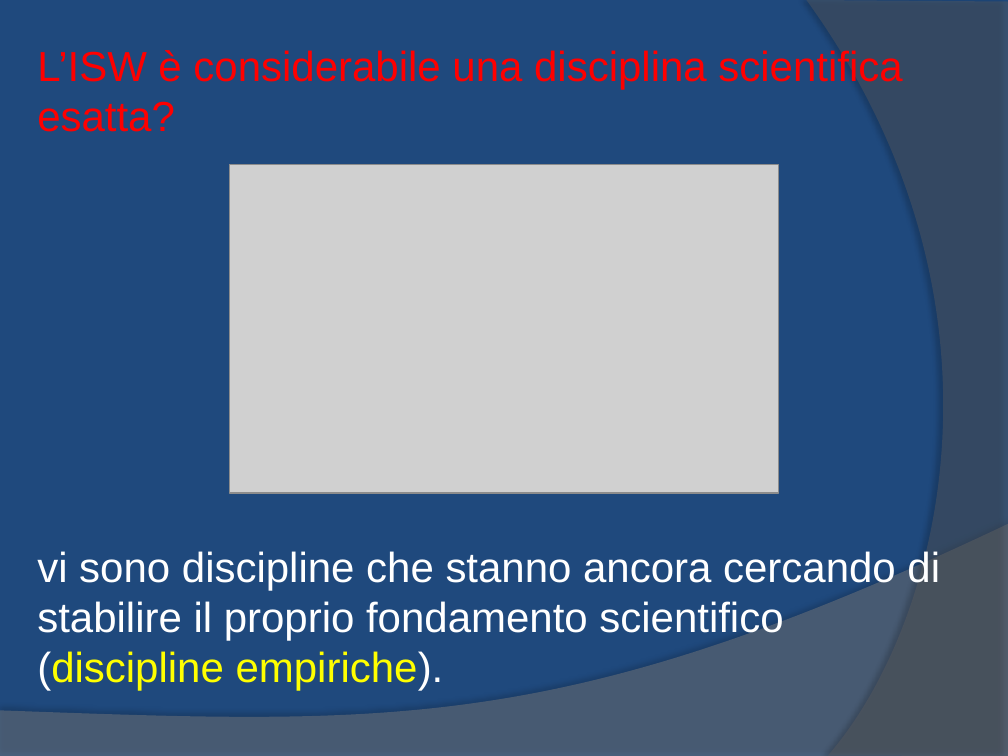
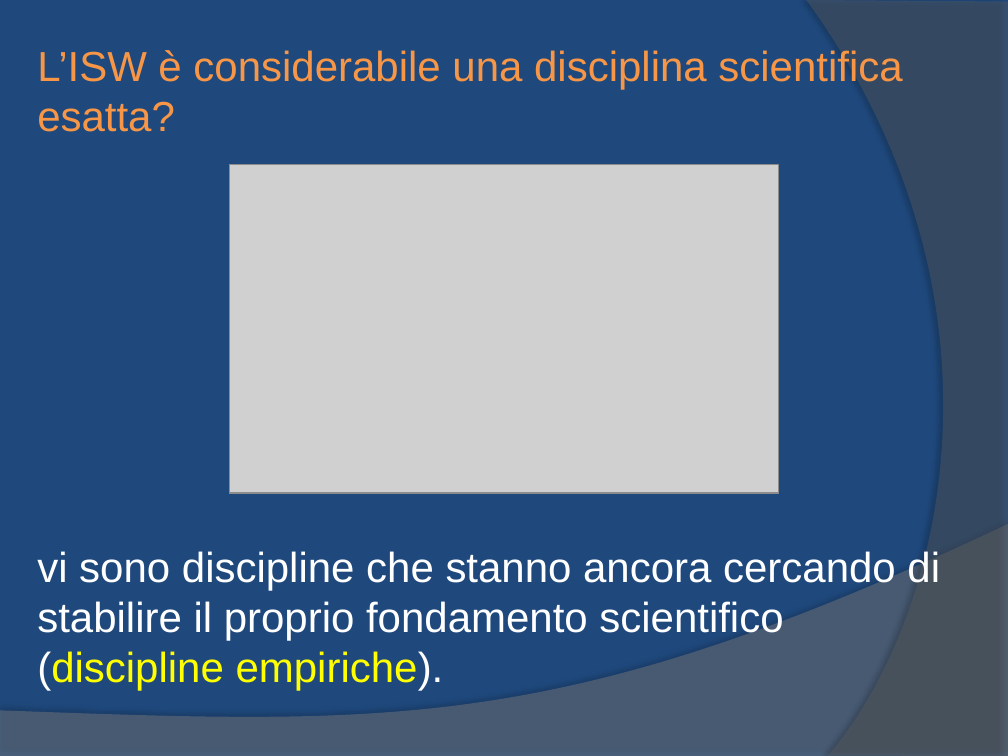
Before and after one commit to yan0z/ISW, a slide deck: slide 16 of Quesito 2 Team/1.ISW-Metrica.pptx. Drawn at 1008x756 pixels with LibreOffice and Linux fonts; fonts in the diff are those of the drawing; grey boxes stand for pictures. Boxes give left, top, right and bottom in pixels: in the first picture for what was removed or moved away, otherwise in the second. Text is boxed around its words. In the diff, an @@ line names an element or a change of style, - is before the commit and + after.

```diff
--- a/Quesito 2 Team/1.ISW-Metrica.pptx
+++ b/Quesito 2 Team/1.ISW-Metrica.pptx
@@ text "L’ISW è considerabile una disciplina ..." at (x1=37, y1=50, x2=902, y2=132): text colour #FF0000 to #F79646 @@
```
Also in this commit, not shown: 11 other slides changed.
